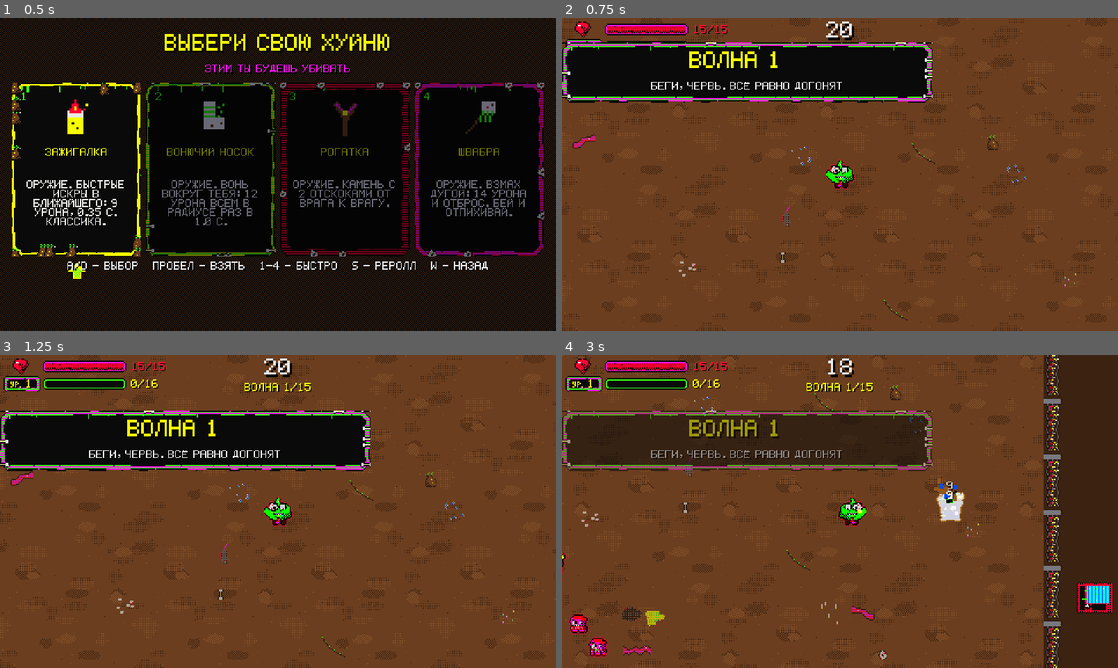
Above: before the commit, frames 1-4 (two rows, left to right).
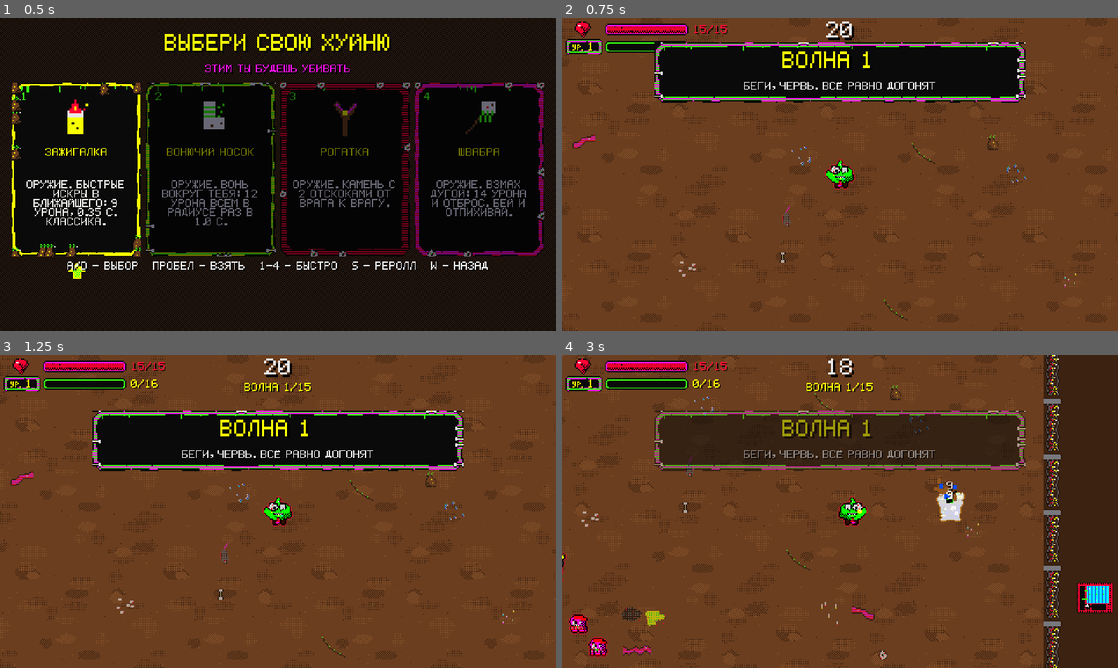
Above: after the commit, the same moments.

Repository: Gepackstuck/Stinky_Dumpster_Survivors
Game: Godot game, scene res://scenes/levels/main.tscn
The game is run twice, just before and just after one commit, with the same random seed, the same clock (stepped at 60 frames per second) and the same inputs.
Inputs (mouse positions are in pixels of both pictures, inside the frame that each line leads up to):
- Up to frame 1 (0.5 s): no input
- Up to frame 2 (0.75 s): click "1" at 0.5 s
- Up to frame 3 (1.25 s): no input
- Up to frame 4 (3 s): tap Enter (ui_accept) at 1.25, 1.52, 2.27 s; move the mouse to (962, 495) at 1.27 s; hold D (move_right) 1.28-2.03 s; tap R at 1.35, 2.1, 2.85 s; move the mouse to (728, 527) at 2.02 s; hold S (move_down) 2.03-2.78 s; move the mouse to (895, 442) at 2.77 s; hold D (move_right) from 2.78 s (still down)

Frame 1 is identical in both runs. In frame 2, 7.9% of the frame differs, in the area x 0-84%, y 7-28%; in frame 3, 8.1%; in frame 4, 8.9%, in the area x 0-84%, y 17-38%.

Commit message:
fix: баннер волны по центру
Co-Authored-By: Claude Sonnet 5.5 <noreply@anthropic.com>
Claude-Session: https://claude.ai/code/session_01GvQcLtpmeq9xDjqGAM3qCT

Diff:
--- a/scripts/ui/wave_banner.gd
+++ b/scripts/ui/wave_banner.gd
@@ -51,7 +51,7 @@
 	if _tween != null and _tween.is_valid():
 		_tween.kill()
 	_root.modulate.a = 1.0
-	_root.position = Vector2(0.0, -BANNER_SIZE.y)
+	_root.position = Vector2(roundf((480.0 - BANNER_SIZE.x) * 0.5), -BANNER_SIZE.y)  # по центру экрана
 	_tween = create_tween()
 	_tween.tween_property(_root, "position:y", SHOWN_Y, SLIDE_SEC)
 	_tween.tween_interval(HOLD_SEC)
